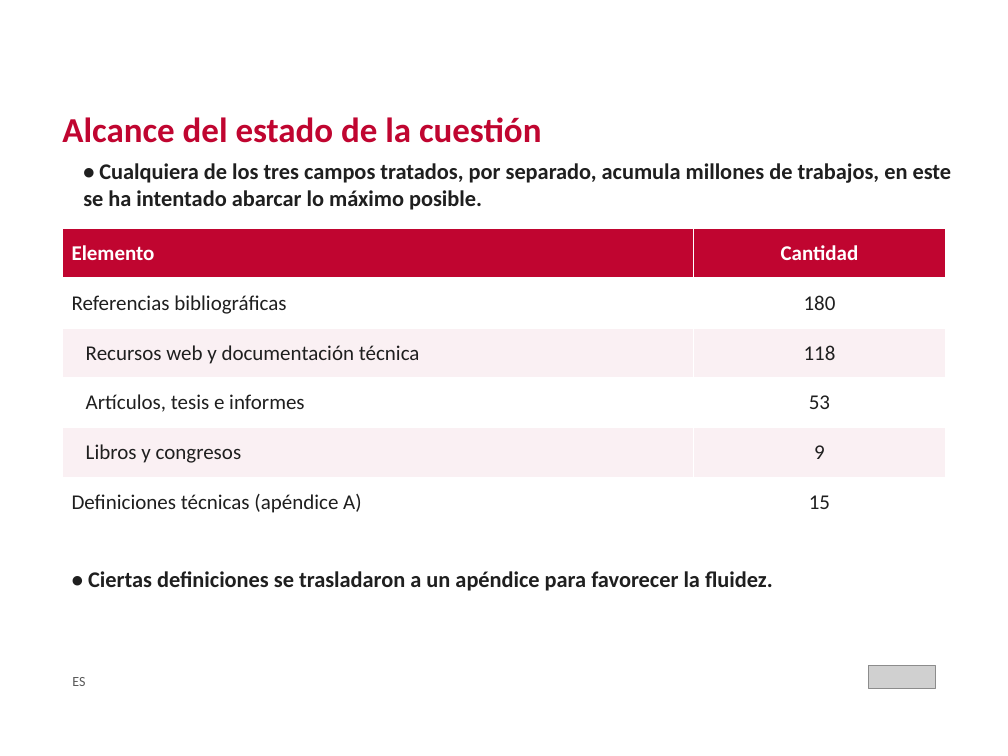
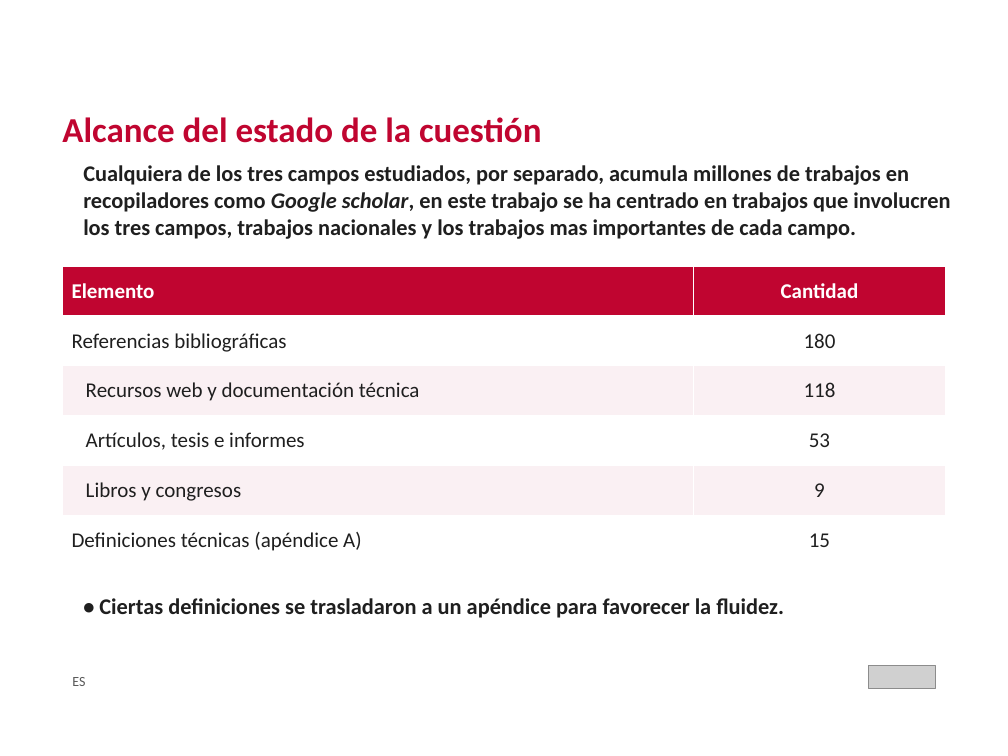
Before and after one commit to crismo04/TFM-cloud-soliutions-to-public-data, a slide deck: slide 5 of master's thesis/TFM_MII_Cloud_AI_PublicData_MolinaCristian_2026.pptx. Drawn at 1008x756 pixels with LibreOffice and Linux fonts; fonts in the diff are those of the drawing; grey boxes stand for pictures; background and template pictures are left out. Boxes give left, top, right and bottom in pixels: in the first picture for what was removed or moved away, otherwise in the second. Text is boxed around its words. In the diff, an @@ line names an element or a change of style, - is before the commit and + after.

```diff
--- a/master's thesis/TFM_MII_Cloud_AI_PublicData_MolinaCristian_2026.pptx
+++ b/master's thesis/TFM_MII_Cloud_AI_PublicData_MolinaCristian_2026.pptx
@@ text at <box>83,165,950,239</box>: text changed @@
-• Cualquiera de los tres campos tratados, por separado, acumula millones de trabajos, en este se ha intentado abarcar lo máximo posible.
+Cualquiera de los tres campos estudiados, por separado, acumula millones de trabajos en recopiladores como Google scholar, en este trabajo se ha centrado en trabajos que involucren los tres campos, trabajos nacionales y los trabajos mas importantes de cada campo.
@@ table: place and size @@
-table at <box>62,228,946,527</box>
+table at <box>62,266,946,565</box>
@@ text "• Ciertas definiciones se trasladaron ...": place and size @@
-text "• Ciertas definiciones se trasladaron ..." at <box>88,571,773,591</box>
+text "• Ciertas definiciones se trasladaron ..." at <box>99,598,784,618</box>
```
Also in this commit, not shown: 3 other slides changed, 1 other file.
